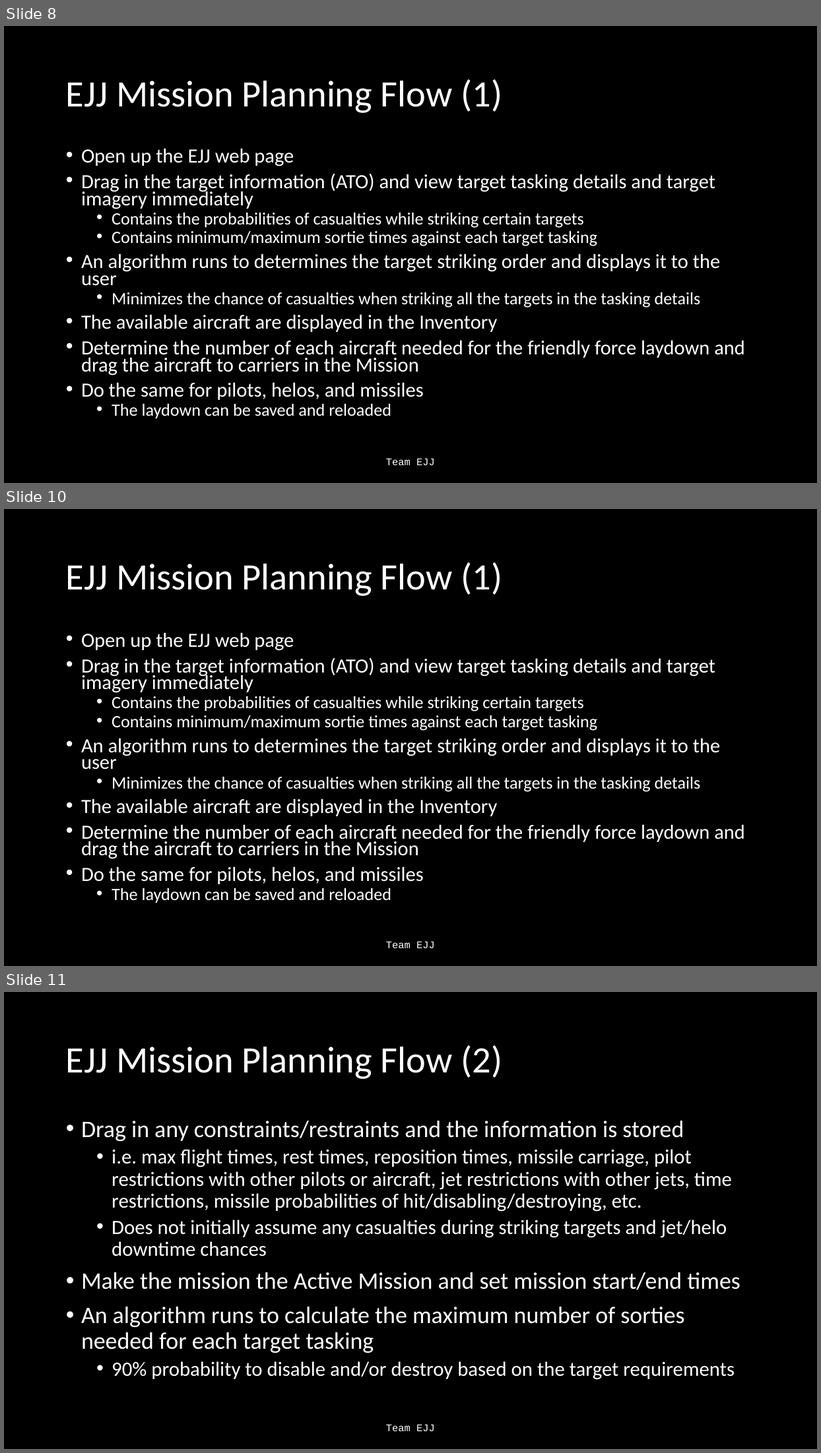
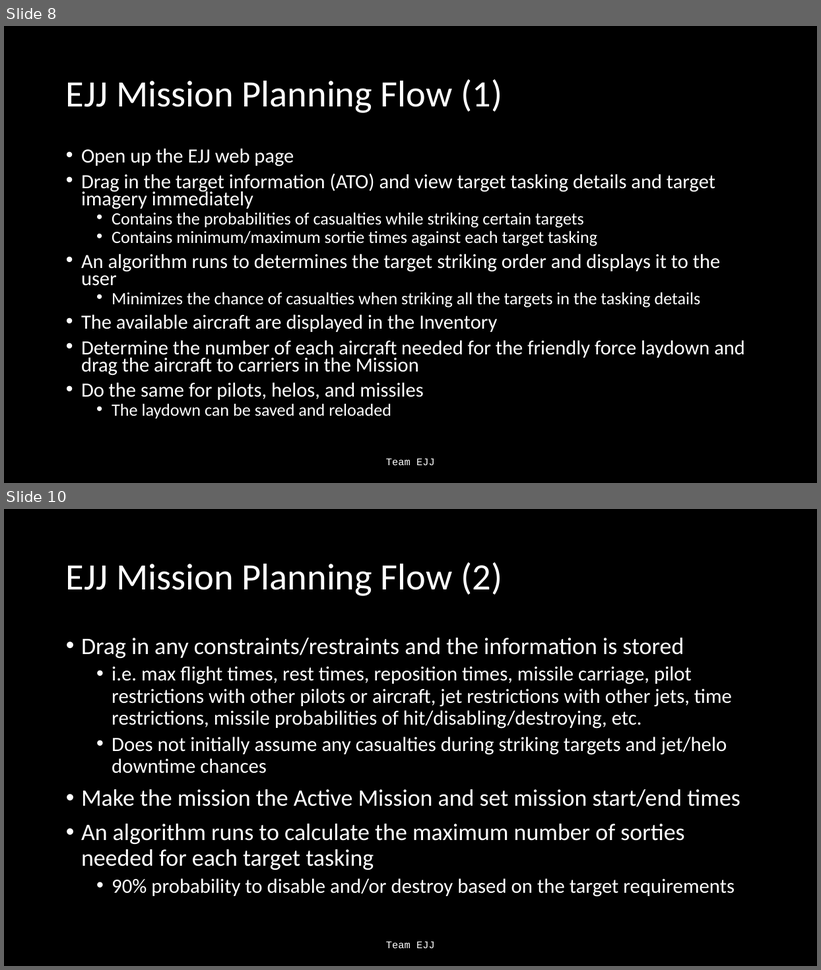
Before and after one commit to Jonathan805/RestrictedPlanning, a slide deck: TeamEJJ.pptx. Shown one above the other, each under a label of ours: slides 8, 10 and 11 before the commit, slides 8 and 10 after it; the slides between them are not shown. The pictures are 821x1453 and 821x970 pixels, drawn with LibreOffice and Linux fonts; fonts in the diff are those of the drawing. Boxes give left, top, right and bottom in pixels: in the first picture for what was removed or moved away, otherwise in the second. Text is boxed around its words. In the diff, an @@ line names an element or a change of style, - is before the commit and + after.

```diff
--- a/TeamEJJ.pptx
+++ b/TeamEJJ.pptx
@@ slide 10 removed at <box>4,509,817,966</box>, background #000000 @@
@@ title removed at <box>66,562,502,596</box> @@
-EJJ Mission Planning Flow (1)
@@ text removed at <box>81,632,745,904</box> @@
-• Open up the EJJ web page
-• Drag in the target information (ATO) and view target tasking details and target imagery immediately
-  • Contains the probabilities of casualties while striking certain targets
-  • Contains minimum/maximum sortie times against each target tasking
-• An algorithm runs to determines the target striking order and displays it to the user
-  • Minimizes the chance of casualties when striking all the targets in the tasking details
-• The available aircraft are displayed in the Inventory
-• Determine the number of each aircraft needed for the friendly force laydown and drag the aircraft to carriers in the Mission
-• Do the same for pilots, helos, and missiles
-  • The laydown can be saved and reloaded
@@ text removed at <box>386,942,435,949</box> @@
-Team EJJ
@@ what was slide 11 is now slide 10 @@
```
Also in this commit, not shown: 4 slides changed, 1 other slide removed.
